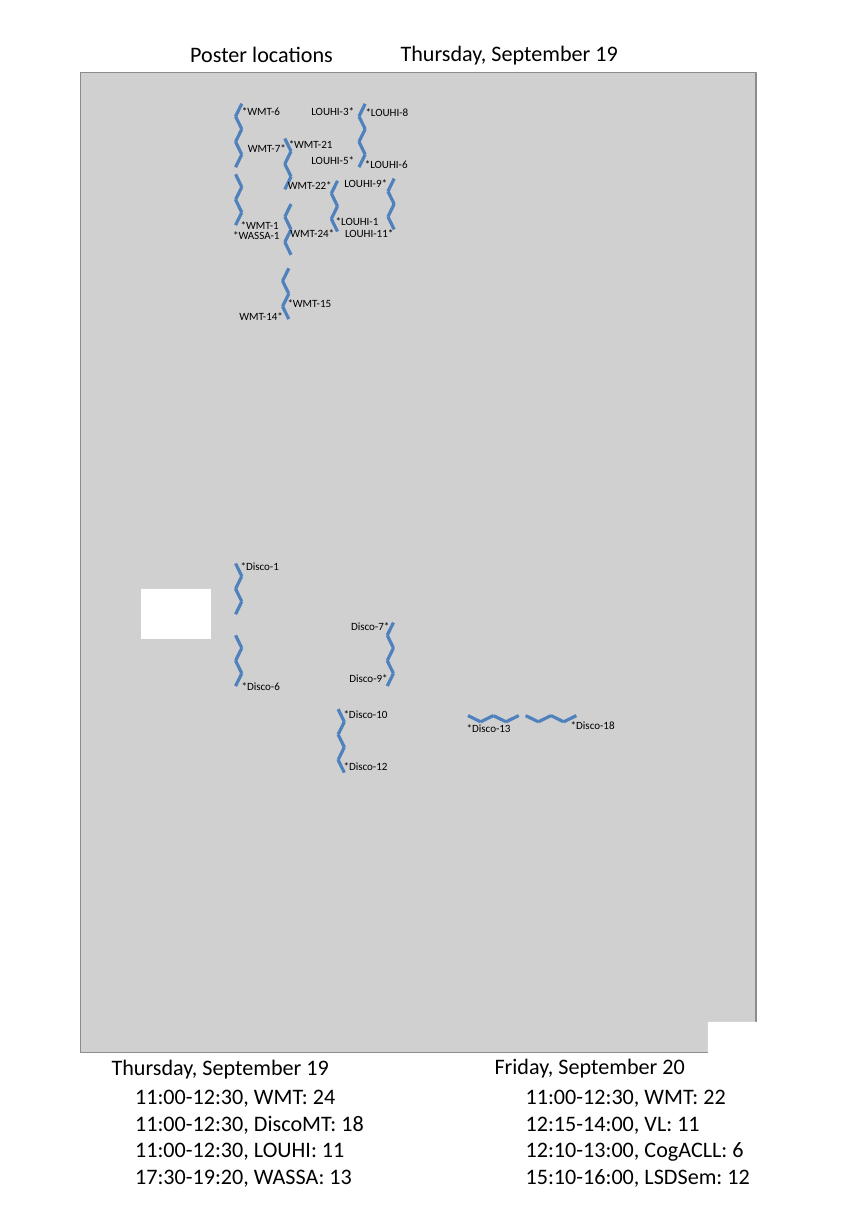
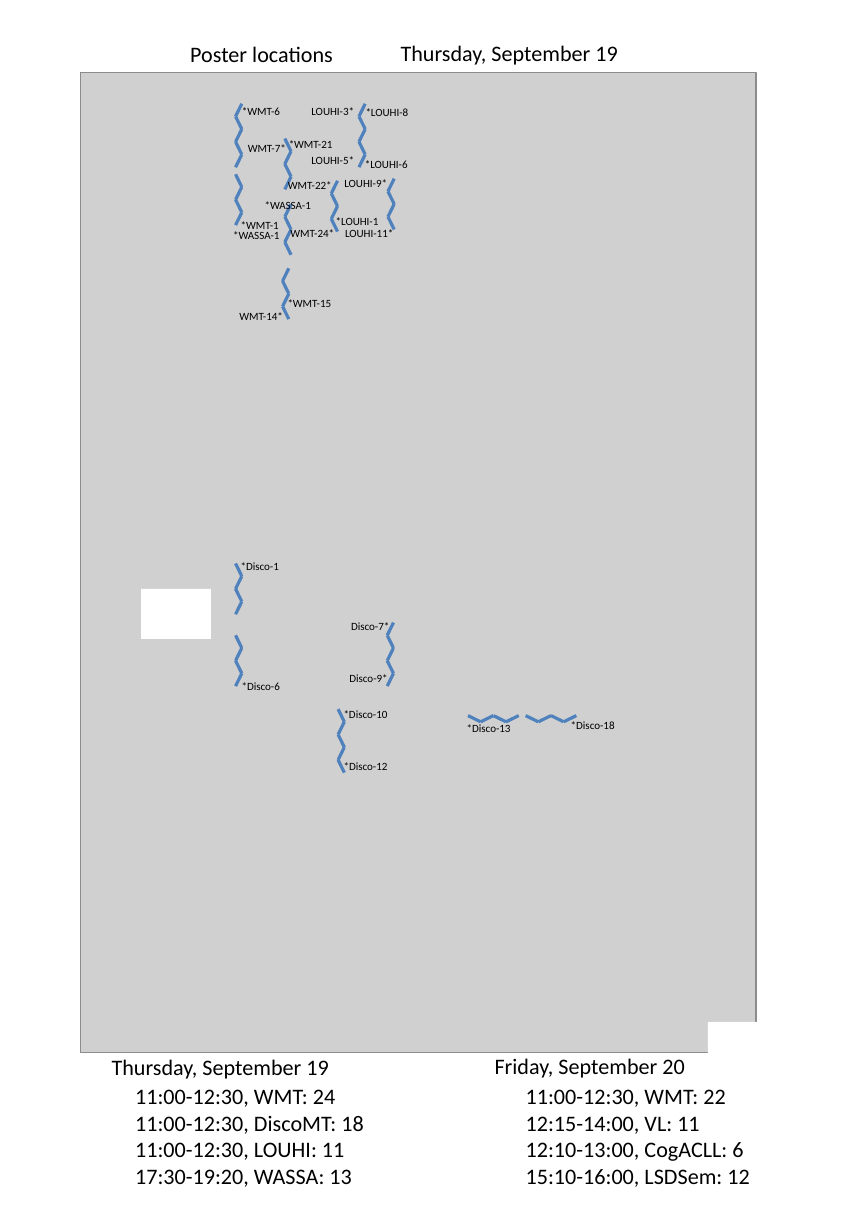
Before and after one commit to fmmb/emnlp2015-handbook, a slide deck: slide 1 of resources/sponsors-and-posters-portrait.pptx. Drawn at 853x1232 pixels with LibreOffice and Linux fonts; fonts in the diff are those of the drawing; grey boxes stand for pictures. Boxes give left, top, right and bottom in pixels: in the first picture for what was removed or moved away, otherwise in the second. Text is boxed around its words. In the diff, an @@ line names an element or a change of style, - is before the commit and + after.

```diff
--- a/resources/sponsors-and-posters-portrait.pptx
+++ b/resources/sponsors-and-posters-portrait.pptx
@@ text added at (x1=265, y1=201, x2=311, y2=212), 7 pt, text #000000 @@
+*WASSA-1
```
Also in this commit, not shown: 1 slide added.
